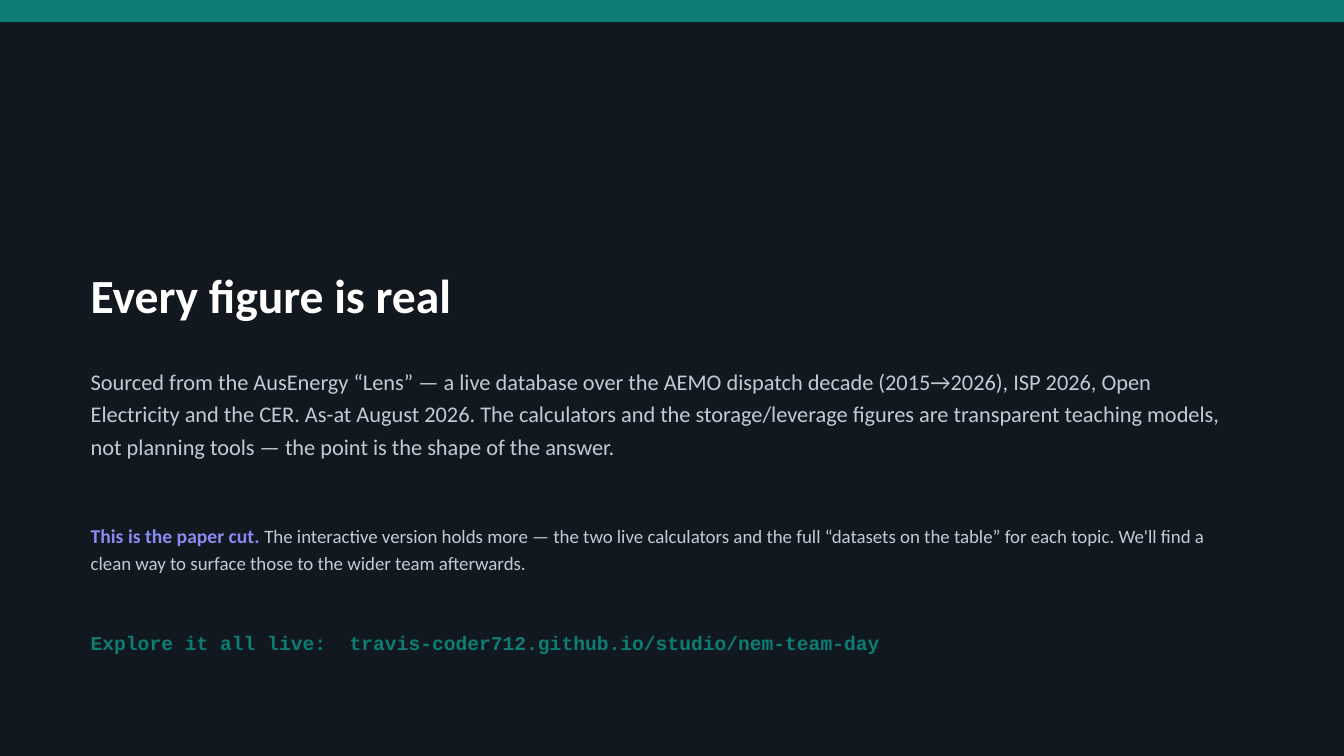
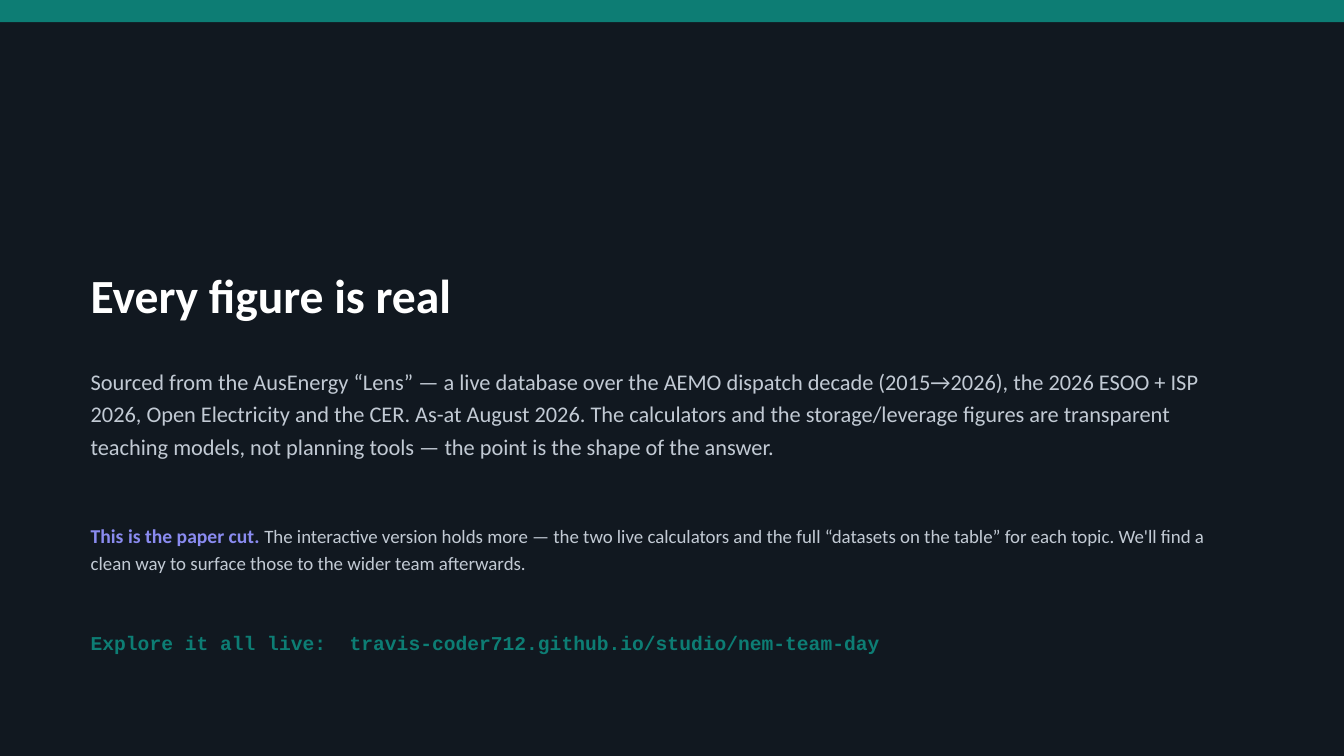
Before and after one commit to Travis-coder712/studio, a slide deck: slide 33 of nem-team-day/Reading-the-NEM-Team-Day.pptx. Drawn at 1344x756 pixels with LibreOffice and Linux fonts; fonts in the diff are those of the drawing. Boxes give left, top, right and bottom in pixels: in the first picture for what was removed or moved away, otherwise in the second. Text is boxed around its words. In the diff, an @@ line names an element or a change of style, - is before the commit and + after.

```diff
--- a/nem-team-day/Reading-the-NEM-Team-Day.pptx
+++ b/nem-team-day/Reading-the-NEM-Team-Day.pptx
@@ text at [91,374,1198,459]: text changed @@
-Sourced from the AusEnergy “Lens” — a live database over the AEMO dispatch decade (2015→2026), ISP 2026, Open Electricity and the CER. As-at August 2026. The calculators and the storage/leverage figures are transparent teaching models, not planning tools — the point is the shape of the answer.
+Sourced from the AusEnergy “Lens” — a live database over the AEMO dispatch decade (2015→2026), the 2026 ESOO + ISP 2026, Open Electricity and the CER. As-at August 2026. The calculators and the storage/leverage figures are transparent teaching models, not planning tools — the point is the shape of the answer.
```
Also in this commit, not shown: 3 other slides changed.
